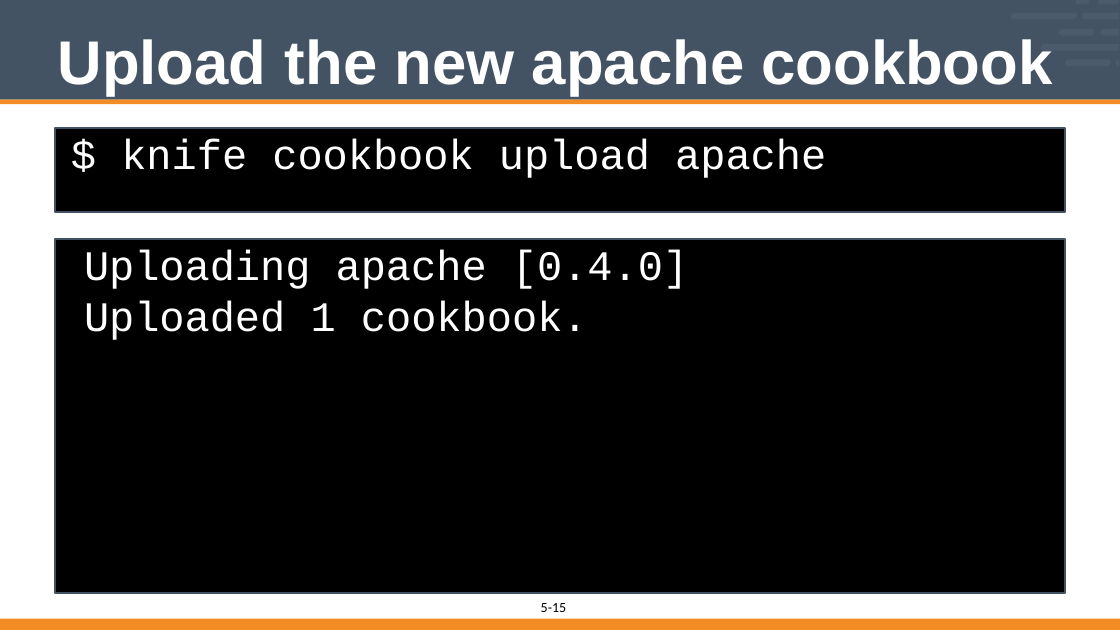
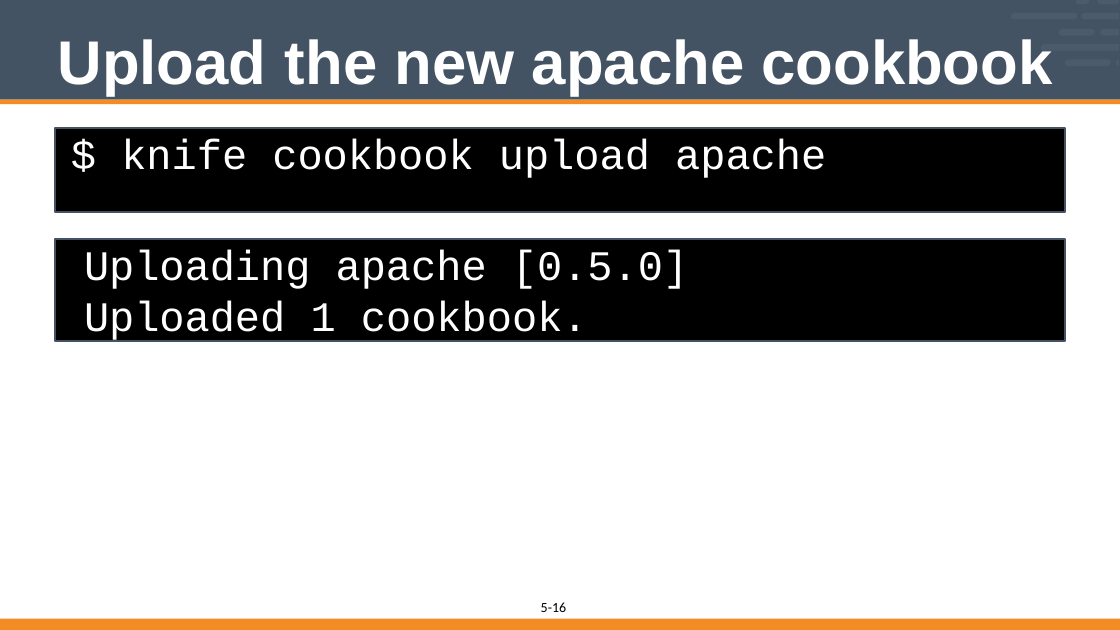
Before and after one commit to vinyar/chef-intermediate, a slide deck: slide 16 of 05-chef_client_run_internals.pptx (slide 15 before the commit). Drawn at 1120x630 pixels with LibreOffice and Linux fonts; fonts in the diff are those of the drawing. Boxes give left, top, right and bottom in pixels: in the first picture for what was removed or moved away, otherwise in the second. Text is boxed around its words. In the diff, an @@ line names an element or a change of style, - is before the commit and + after.

Commit message:
Fix Chef Client Run Internals #85
The apache version is now properly updated when updating the cookbook. All is right in the world!

```diff
--- a/05-chef_client_run_internals.pptx
+++ b/05-chef_client_run_internals.pptx
@@ rectangle "Uploading apache [0.5.0]" resized from (x1=55, y1=239, x2=1065, y2=593) to (x1=55, y1=239, x2=1065, y2=341) @@
@@ text in rectangle at (x1=84, y1=250, x2=688, y2=289): text changed @@
-Uploading apache [0.4.0]
+Uploading apache [0.5.0]
@@ page number at (x1=552, y1=602, x2=566, y2=612): text changed @@
-15
+16
```
Also in this commit, not shown: 1 slide added.
